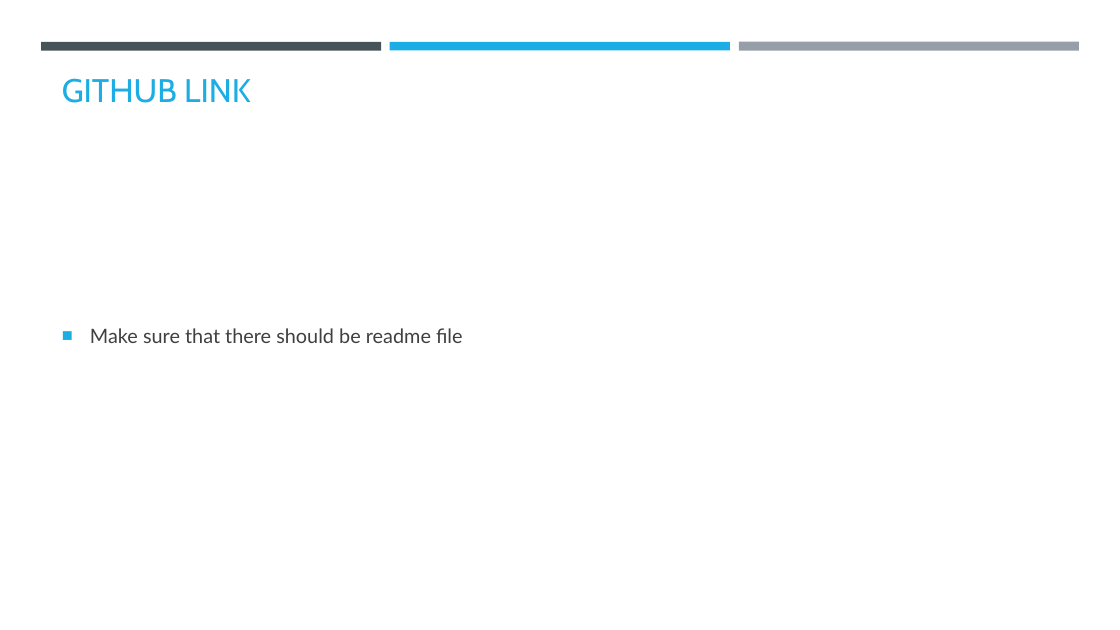
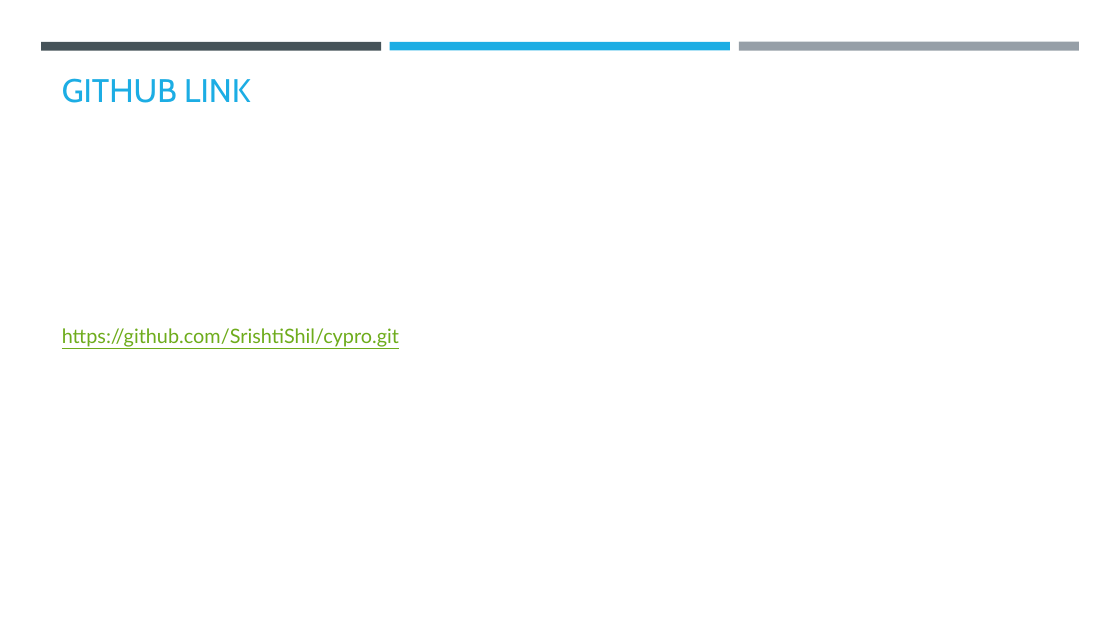
Before and after one commit to SrishtiShil/cypro, a slide deck: slide 10 of AICTE PPT Template (1).pptx. Drawn at 1120x630 pixels with LibreOffice and Linux fonts; fonts in the diff are those of the drawing; background and template pictures are left out. Boxes give left, top, right and bottom in pixels: in the first picture for what was removed or moved away, otherwise in the second. Text is boxed around its words. In the diff, an @@ line names an element or a change of style, - is before the commit and + after.

```diff
--- a/AICTE PPT Template (1).pptx
+++ b/AICTE PPT Template (1).pptx
@@ text at box(62, 328, 399, 347): text changed; text colour #404040 to #6EAC1C @@
-■ Make sure that there should be readme file
+https://github.com/SrishtiShil/cypro.git
```
Also in this commit, not shown: 1 slide added, 1 slide removed.
